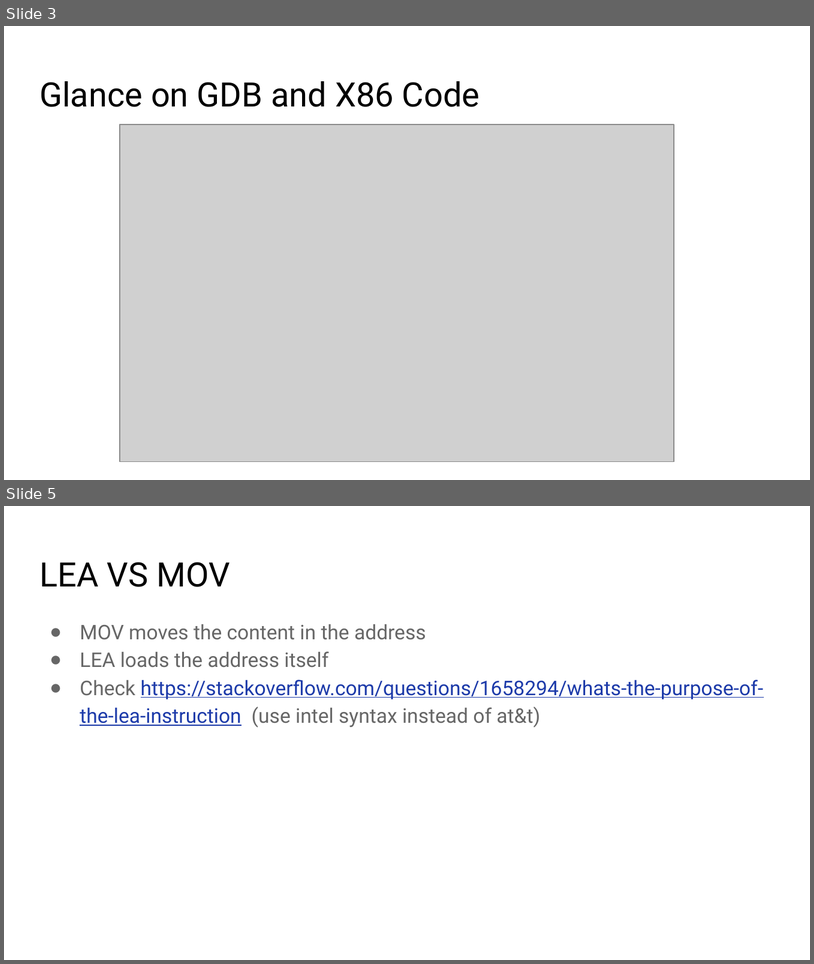
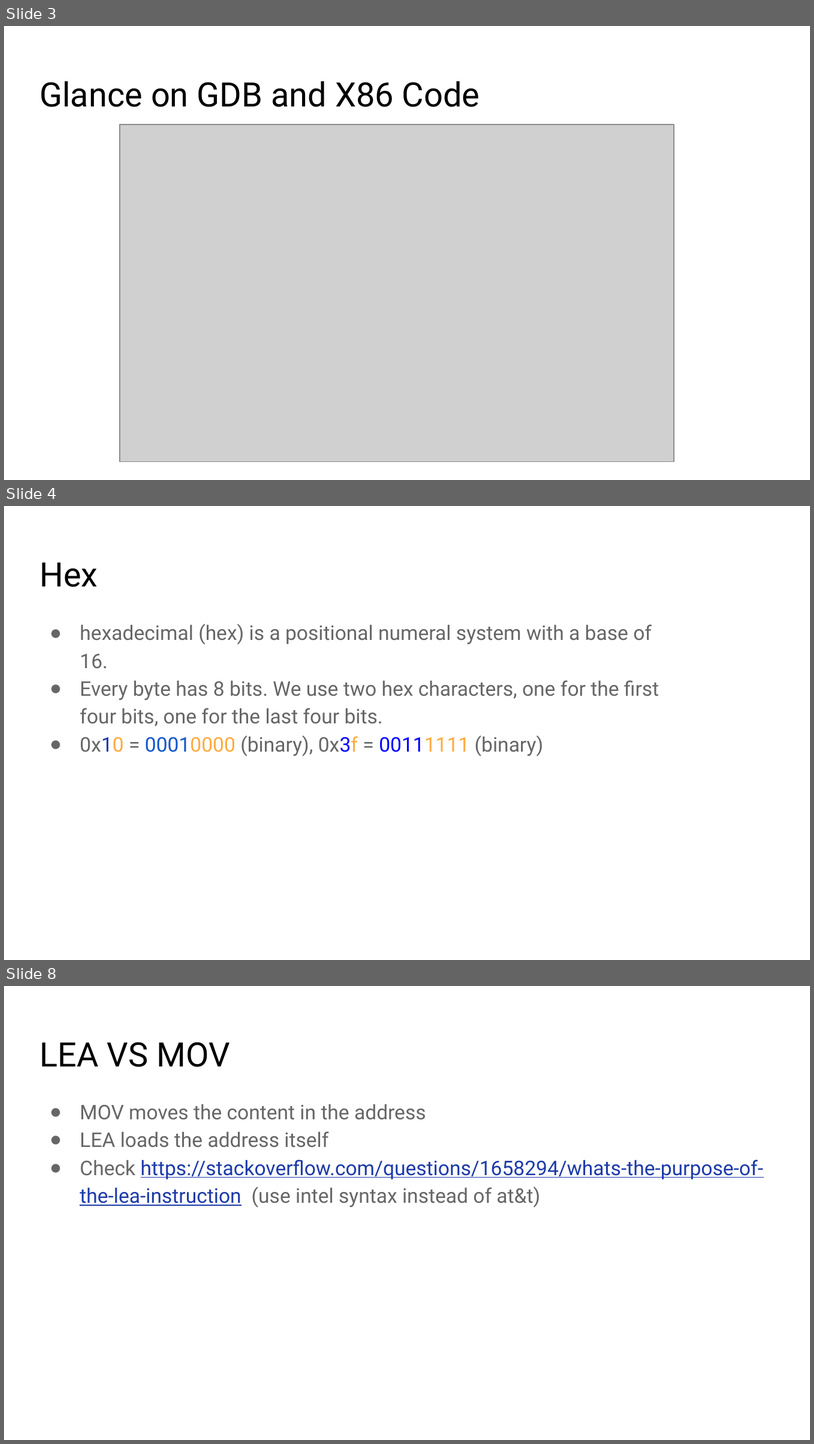
Before and after one commit to kaishenwang/MP1Disucssion, a slide deck: week1/Intro_OS_2019.pptx. Shown one above the other, each under a label of ours: slides 3 and 5 before the commit, slides 3, 4 and 8 after it; the slides between them are not shown. The pictures are 814x964 and 814x1444 pixels, drawn with LibreOffice and Linux fonts; fonts in the diff are those of the drawing; grey boxes stand for pictures. Boxes give left, top, right and bottom in pixels: in the first picture for what was removed or moved away, otherwise in the second. Text is boxed around its words. In the diff, an @@ line names an element or a change of style, - is before the commit and + after.

```diff
--- a/week1/Intro_OS_2019.pptx
+++ b/week1/Intro_OS_2019.pptx
@@ slide 4 added at (4, 506, 810, 960), background #FFFFFF @@
@@ title added at (39, 562, 98, 587), 30 pt, text #000000 @@
+Hex
@@ text added at (80, 624, 659, 756), 18 pt, text #666666 @@
+● hexadecimal (hex) is a positional numeral system with a base of 16.
+● Every byte has 8 bits. We use two hex characters, one for the first four bits, one for the last four bits.
+● 0x10 = 00010000 (binary), 0x3f = 00111111 (binary)
@@ what was slide 5 is now slide 8 @@
```
Also in this commit, not shown: 11 slides changed.
